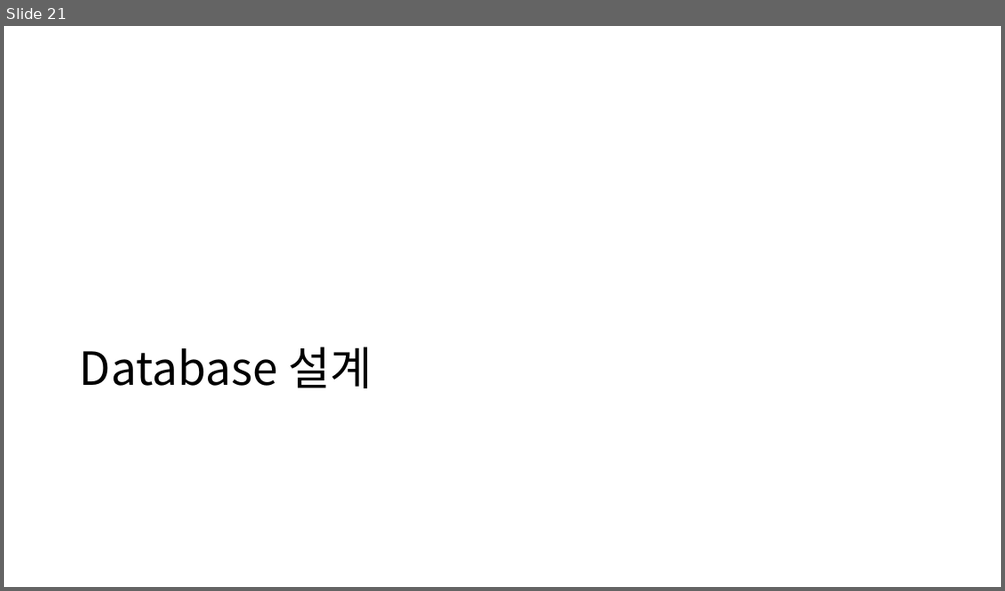
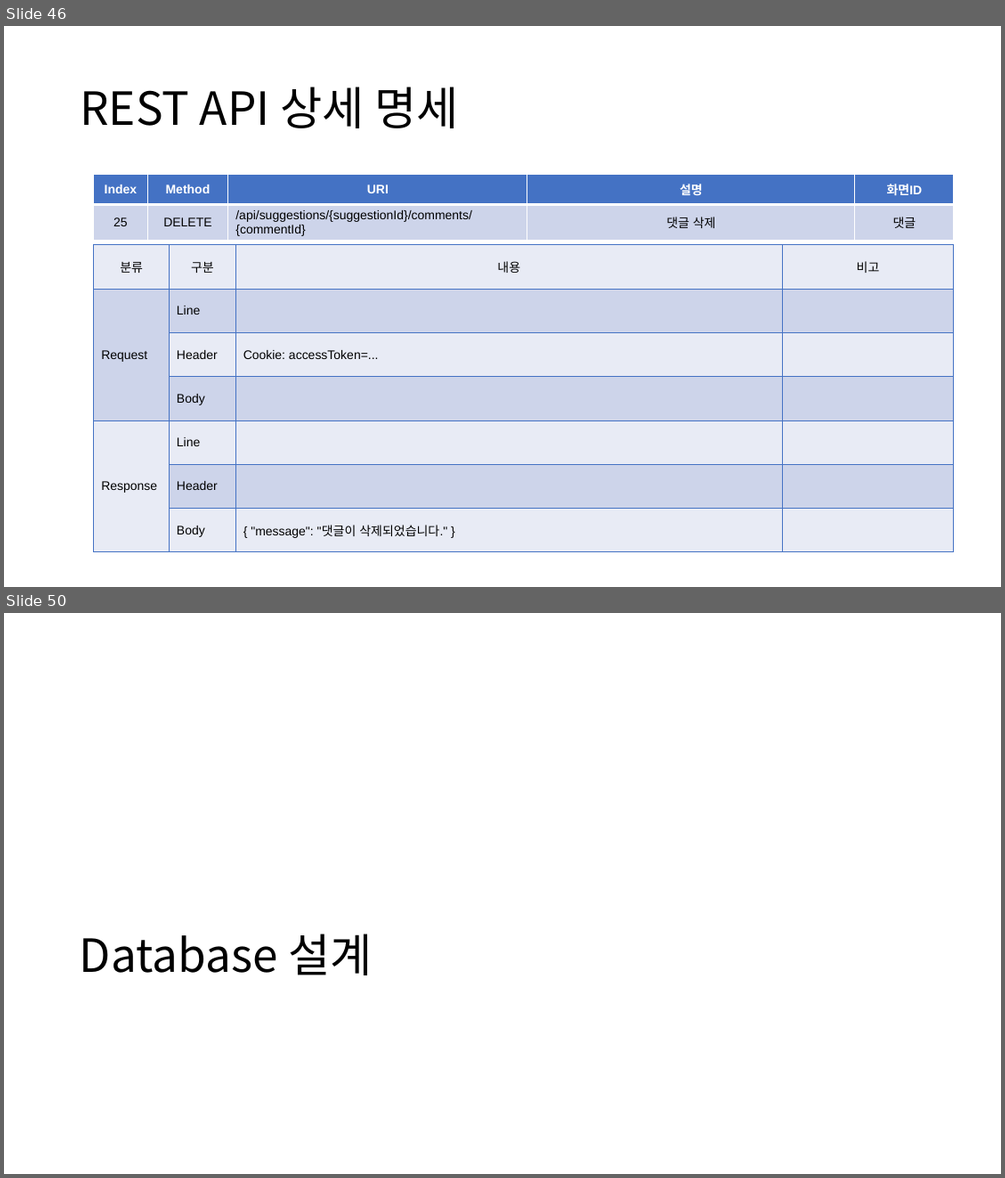
Before and after one commit to kimyuchan-1/MiniProject, a slide deck: 미니프로젝트계획서.pptx. Shown one above the other, each under a label of ours: slide 21 before the commit, slides 46 and 50 after it; the slides between them are not shown. The pictures are 1005x591 and 1005x1178 pixels, drawn with LibreOffice and Linux fonts; fonts in the diff are those of the drawing. Boxes give left, top, right and bottom in pixels: in the first picture for what was removed or moved away, otherwise in the second. Text is boxed around its words. In the diff, an @@ line names an element or a change of style, - is before the commit and + after.

```diff
--- a/미니프로젝트계획서.pptx
+++ b/미니프로젝트계획서.pptx
@@ slide 46 added at [4,26,1001,587], background #FFFFFF @@
@@ title added at [80,87,458,128], 44 pt, text #000000 @@
+REST API 상세 명세
@@ table added at [94,174,954,540], 2 rows, 5 columns @@
+Index | Method | URI | 설명 | 화면ID
+25 | DELETE | /api/suggestions/{suggestionId}/comments/{commentId} | 댓글 삭제 | 댓글
@@ table added at [94,245,954,553], 7 rows, 4 columns @@
+분류 | 구분 | 내용 | 비고
+Request | Line |  | 
+ | Header | Cookie: accessToken=... | 
+ | Body |  | 
+Response | Line |  | 
+ | Header |  | 
+ | Body | { "message": "댓글이 삭제되었습니다." } | 
@@ what was slide 21 is now slide 50 @@
```
Also in this commit, not shown: 4 slides changed, 28 other slides added, 11 other files.
